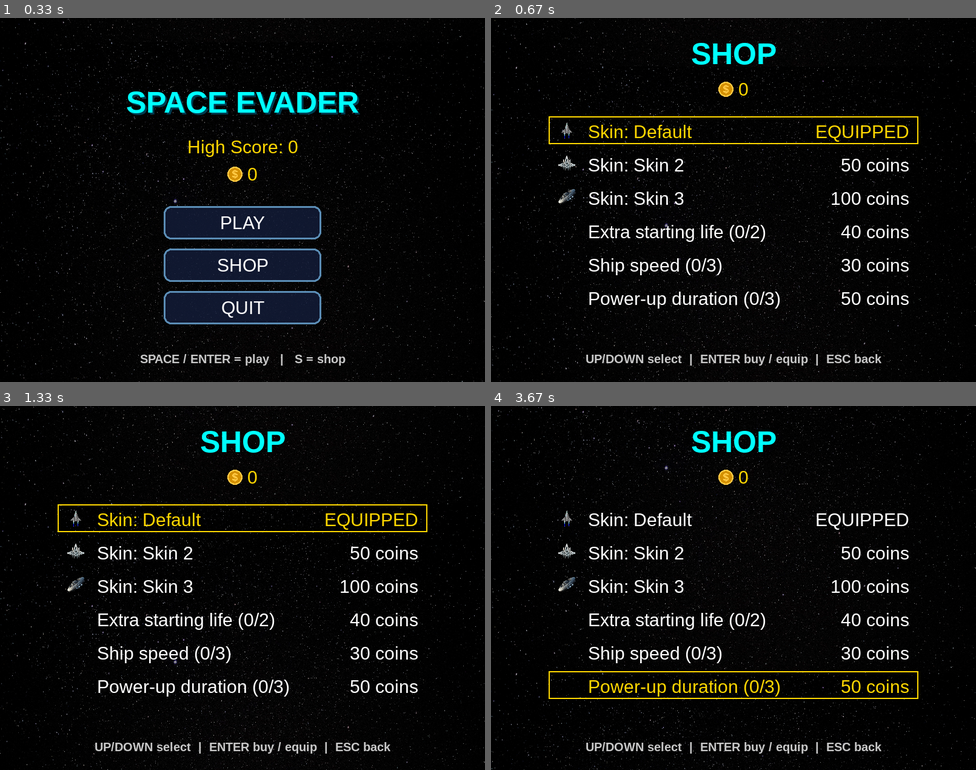
Above: before the commit, frames 1-4 (two rows, left to right).
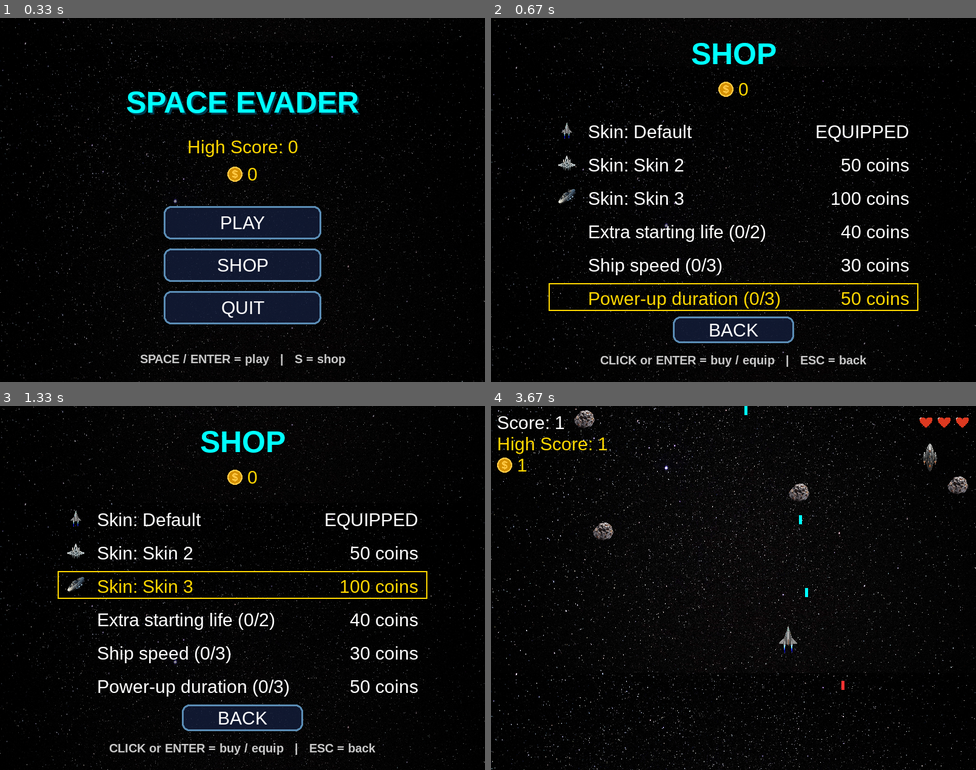
Above: after the commit, the same moments.

Repository: pepaskopec-blip/My-first-PyGame
Game: pygame game, started from main.py
Two runs of this game, one before a commit and one after it. Both use one fixed random seed, a clock stepped at 60 frames per second and the inputs below.
Inputs (mouse positions are in pixels of both pictures, inside the frame that each line leads up to):
- Up to frame 1 (0.33 s): no input
- Up to frame 2 (0.67 s): press the mouse at (733, 265) at 0.37 s; move the mouse to (655, 276) at 0.47 s; release the mouse at (583, 287) at 0.6 s
- Up to frame 3 (1.33 s): press the mouse at (242, 653) at 0.7 s; move the mouse to (160, 577) at 0.8 s; release the mouse at (77, 500) at 0.93 s; tap Enter at 1 s
- Up to frame 4 (3.67 s): click (733, 719) at 1.38 s, where only the run after the commit has a clickable "BACK"; press the mouse at (733, 609) at 1.87 s; move the mouse to (709, 628) at 1.97 s; release the mouse at (685, 646) at 2.1 s; tap Space at 2.17, 2.57, 2.87, 3.07, 3.37, 3.57 s; hold Up 2.5-2.97 s; move the mouse to (617, 602) at 2.53 s; hold Right 3-3.47 s; move the mouse to (908, 613) at 3.03 s; hold Left from 3.5 s (still down); move the mouse to (670, 529) at 3.53 s

Frame 1 is identical in both runs. In frame 2, 5.1% of the frame differs, in the area x 11-89%, y 27-96%; in frame 3, 4.9%; in frame 4, 8.1%, in the area x 0-100%, y 0-100%.

Commit message:
Add clickable shop

Diff:
--- a/main.py
+++ b/main.py
@@ -156,6 +156,8 @@
 meteors = []
 
 shop_index = 0
+shop_message = ""
+shop_message_until = 0
 
 
 def save_highscore(val):
@@ -281,25 +283,37 @@
 
 
 def shop_action(index):
-    global coins
+    global coins, shop_message, shop_message_until
     kind, i = shop_items()[index]
+    message = ""
 
     if kind == "skin":
         skin = SKINS[i]
         if i in shop["owned_skins"]:
             shop["selected_skin"] = i
+            message = "Equipped"
         elif coins >= skin["price"]:
             coins -= skin["price"]
             shop["owned_skins"].append(i)
             shop["selected_skin"] = i
+            message = "Bought and equipped!"
+        else:
+            message = "Not enough coins"
     else:
         upg = UPGRADES[i]
         level = upgrade_level(upg["id"])
         price = upgrade_price(upg)
-        if level < upg["max_level"] and coins >= price:
+        if level >= upg["max_level"]:
+            message = "Already at max level"
+        elif coins >= price:
             coins -= price
             shop["upgrades"][upg["id"]] = level + 1
-
+            message = "Upgraded!"
+        else:
+            message = "Not enough coins"
+
+    shop_message = message
+    shop_message_until = pygame.time.get_ticks() + 1500
     save_coins(coins)
     save_shop()
 
@@ -310,6 +324,10 @@
     title = title_font.render("SHOP", True, (0, 255, 255))
     screen.blit(title, (WIDTH // 2 - title.get_width() // 2, 30))
     draw_coins(WIDTH // 2, 100, center=True)
+
+    if pygame.time.get_ticks() > shop_message_until:
+        msg = small_font.render(shop_message, True, (255, 215, 0))
+        screen.blit(msg, (WIDTH // 2 - msg.get_width() // 2, 138))
 
     y = 170
     for index, (kind, i) in enumerate(shop_items()):
@@ -343,10 +361,12 @@
             pygame.draw.rect(screen, color, (95, y - 8, WIDTH - 190, 46), 2)
         y += 55
 
+    draw_button(back_button)
+
     hint = small_font.render(
-        "UP/DOWN select  |  ENTER buy / equip  |  ESC back", True, (200, 200, 200)
+        "CLICK or ENTER = buy / equip   |   ESC = back", True, (200, 200, 200)
     )
-    screen.blit(hint, (WIDTH // 2 - hint.get_width() // 2, 550))
+    screen.blit(hint, (WIDTH // 2 - hint.get_width() // 2, 552))
 
 
 # MENU BUTTONS
@@ -364,7 +384,6 @@
     fill = (0, 110, 140, 230) if hovered else (20, 30, 60, 200)
     border = (0, 255, 255) if hovered else (90, 140, 180)
 
-    # průhledná výplň: kreslí se na surface s alfa kanálem
     panel = pygame.Surface(rect.size, pygame.SRCALPHA)
     pygame.draw.rect(panel, fill, panel.get_rect(), border_radius=12)
     screen.blit(panel, rect)
@@ -372,6 +391,17 @@
 
     text = font.render(button["label"], True, (255, 255, 255))
     screen.blit(text, text.get_rect(center=rect.center))
+
+# clickable shop
+back_button = {
+    "label": "BACK",
+    "action": "back",
+    "rect": pygame.Rect(WIDTH // 2 - 100, 492, 200, 44),
+}
+
+
+def shop_row_rect(index):
+    return pygame.Rect(95, 170 + index * 55 - 8, WIDTH - 190, 46)
 
 
 def reset_game():
@@ -415,7 +445,6 @@
         if event.type == pygame.QUIT:
             running = False
 
-        # klikání myší v menu
         if event.type == pygame.MOUSEBUTTONDOWN and event.button == 1:
             if game_state == "MENU":
                 for button in menu_buttons:
@@ -427,6 +456,20 @@
                             game_state = "SHOP"
                         elif button["action"] == "quit":
                             running = False
+            elif game_state == "SHOP":
+                if back_button["rect"].collidepoint(event.pos):
+                    game_state = "MENU"
+                else:
+                    for index in range(len(shop_items())):
+                        if shop_row_rect(index).collidepoint(event.pos):
+                            shop_index = index
+                            shop_action(index)
+
+        if event.type == pygame.MOUSEMOTION and game_state =="SHOP":
+            for index in range(len(shop_items())):
+                            if shop_row_rect(index).collidepoint(event.pos):
+                                shop_index = index
+
 
         if event.type == pygame.KEYDOWN:
             if game_state == "MENU":
@@ -486,7 +529,6 @@
         ) and player_y < HEIGHT - player_size:
             player_y += player_speed
 
-        # Při vyšší rychlosti loď nesmí přejet okraj obrazovky
         player_x = max(0, min(player_x, WIDTH - player_size))
         player_y = max(0, min(player_y, HEIGHT - player_size))
 
